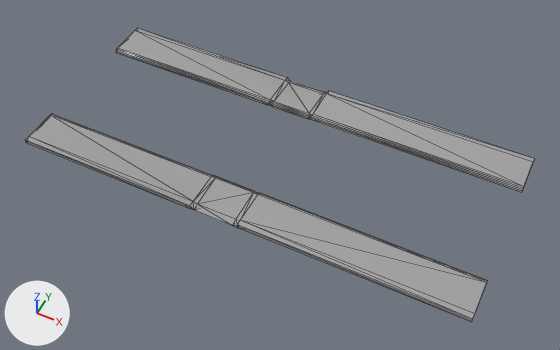
The FBX model JackiesLantern/Assets/GameAssets/Models/Level1Models/Long_SideWalks_W_Slopes.fbx: old version first, new version second.
The view is the same before and after, from a camera (50 mm lens) standing at (17.2, -33.9, 40.0) and looking at (0.8, -1.1, -1.0). Every picture has the same lights, and +X, +Y and +Z are marked at lower left. Mesh edges are drawn as thin lines. Where no turn or scale is listed for an object, it has been applied to the vertices. Vertices at the same position are counted once.

Objects in the first picture: 'Long_SideWalks_W_Slopes'.
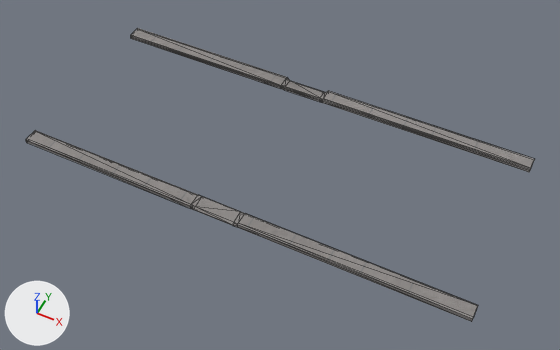
Location of each change, [x1, y1, x2, y2] in pixels of the pictures (560 x 350 px; the box of a moved part takes in the faces that stretch with it):
'Long_SideWalks_W_Slopes', surface changed, reshaped
    both: [26, 28, 534, 322]
part 1 of me_mesh, moved or reshaped
    before: [116, 28, 534, 193]
    after: [131, 28, 534, 172]
part 2 of me_mesh, moved or reshaped
    before: [26, 114, 487, 322]
    after: [26, 131, 478, 322]

What changed in the scene script:
```text
Add img_long_sidewalks_w_slopes_roughness_png:
    img_long_sidewalks_w_slopes_roughness_png = load_image('Long_SideWalks_W_Slopes_Roughness.png', 'LVL1 Textures/Long_SideWalks_W_Slopes/Long_SideWalks_W_Slopes_Roughness.png', 2048, 2048, 'Non-Color')
Add img_long_sidewalks_w_slopes_base_color_png:
    img_long_sidewalks_w_slopes_base_color_png = load_image('Long_SideWalks_W_Slopes_Base_color.png', 'LVL1 Textures/Long_SideWalks_W_Slopes/Long_SideWalks_W_Slopes_Base_color.png', 2048, 2048, 'sRGB')
Change mat_long_sidewalks_w_slopes:
    where n0 = _N.new('ShaderNodeBsdfPrincipled'); n0.name = 'Principled BSDF'
    remove n0.inputs[0].default_value = (0.365, 0.365, 0.365, 1.0)  # 'Base Color', grey #a3a3a3
    remove n0.inputs[2].default_value = 0.0  # 'Roughness'
    add n2 = _N.new('ShaderNodeTexImage'); n2.name = 'Image Texture'
    add n2.image = img_long_sidewalks_w_slopes_base_color_png
    add n3 = _N.new('ShaderNodeTexImage'); n3.name = 'Image Texture.001'
    add n3.image = img_long_sidewalks_w_slopes_roughness_png
    add _L.new(n2.outputs[0], n0.inputs[0])  # 'Color' to 'Base Color'
    add _L.new(n3.outputs[0], n0.inputs[2])  # 'Color' to 'Roughness'
Change me_mesh:
    where me_mesh.from_pydata(...)  # 96 vertices, 184 faces; spans x -16.5..16.5, y -7.2..7.2, z 0.0..0.3
    used by ob_long_sidewalks_w_slopes; location = (0.0, 0.0, 0.0)
    me_mesh part 1: the loose piece of 48 vertices spanning x -16.5..16.5, y 4.0..7.2, z 0.0..0.3 is scaled about its middle by (1, 0.348, 1), then moved by (0.0, 1.0, 0.0)
    me_mesh part 2: the loose piece of 48 vertices spanning x -16.5..16.5, y -7.2..-4.0, z 0.0..0.3 is scaled about its middle by (1, 0.354, 1), then moved by (0.0, -1.0, 0.0)
```
